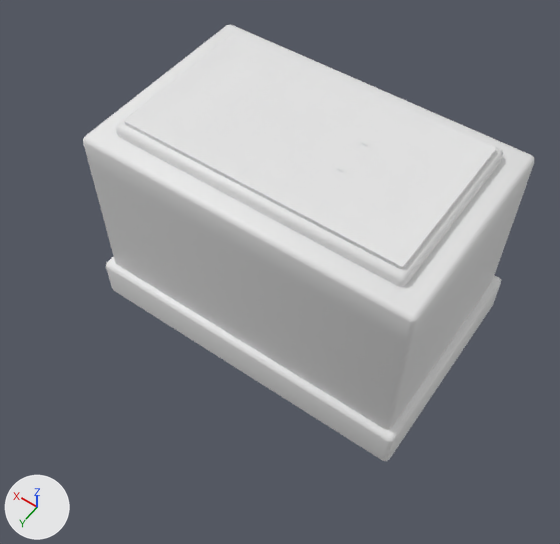
Before and after pictures for a commit that changed the FBX model Assets/000.Eeeeden/00-Fbxs/02-Factory/Blueprint-Factory.fbx.
Before and after are seen from a 50 mm lens placed at (-5.57, 8.6, 13.82), pointed at (-0.18, 1.05, 1.95). Every picture has the same lights, and +X, +Y and +Z are marked at lower left. Where no turn or scale is listed for an object, it has been applied to the vertices.

In view in the first picture: 'Blueprint-Factory'.
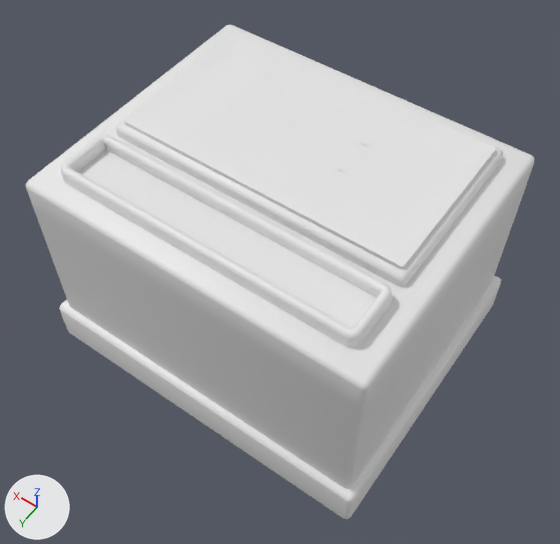
Changed parts and their boxes (x1, y1, x2, y2) in the pictures (560 x 544 px; the box of a moved part takes in the faces that stretch with it):
'Blueprint-Factory', reshaped (13% wider, 13% taller)
    before: (83, 25, 534, 461)
    after: (26, 25, 534, 519)
part 1 of me_blueprint_factory, added
    after: (61, 134, 392, 347)
part 2 of me_blueprint_factory, moved or reshaped
    before: (83, 135, 419, 461)
    after: (26, 135, 419, 519)

The change, as a list of edits to the scene's bpy script:
```text
Change me_blueprint_factory:
    used by ob_blueprint_factory; location = (0.0, 0.0, 0.0)
    remove me_blueprint_factory.from_pydata(...)  # 520 vertices, 284 faces; spans x -3.59..3.59, y -2.32..2.32, z -0.11..4.63
    add me_blueprint_factory.from_pydata(...)  # 632 vertices, 381 faces; spans x -3.59..3.59, y -2.32..3.71, z -0.11..4.63
    me_blueprint_factory part 1: a new loose piece of 112 vertices spanning x -2.97..2.97, y 1.98..3.13, z 4.2..4.63
    me_blueprint_factory part 2
    28 vertices in x -3.54..3.54, y 2.07..2.28, z 0.0..4.34 move by (0.0, 1.38, 0.0)
    18 vertices in x -3.59..3.59, y 2.22..2.32, z -0.11..0.78 move by (0.0, 1.39, 0.0)
    12 vertices in x -2.97..2.97, y -1.75..1.75, z 4.34 move by (0.0, 0.0, -0.61)
```
